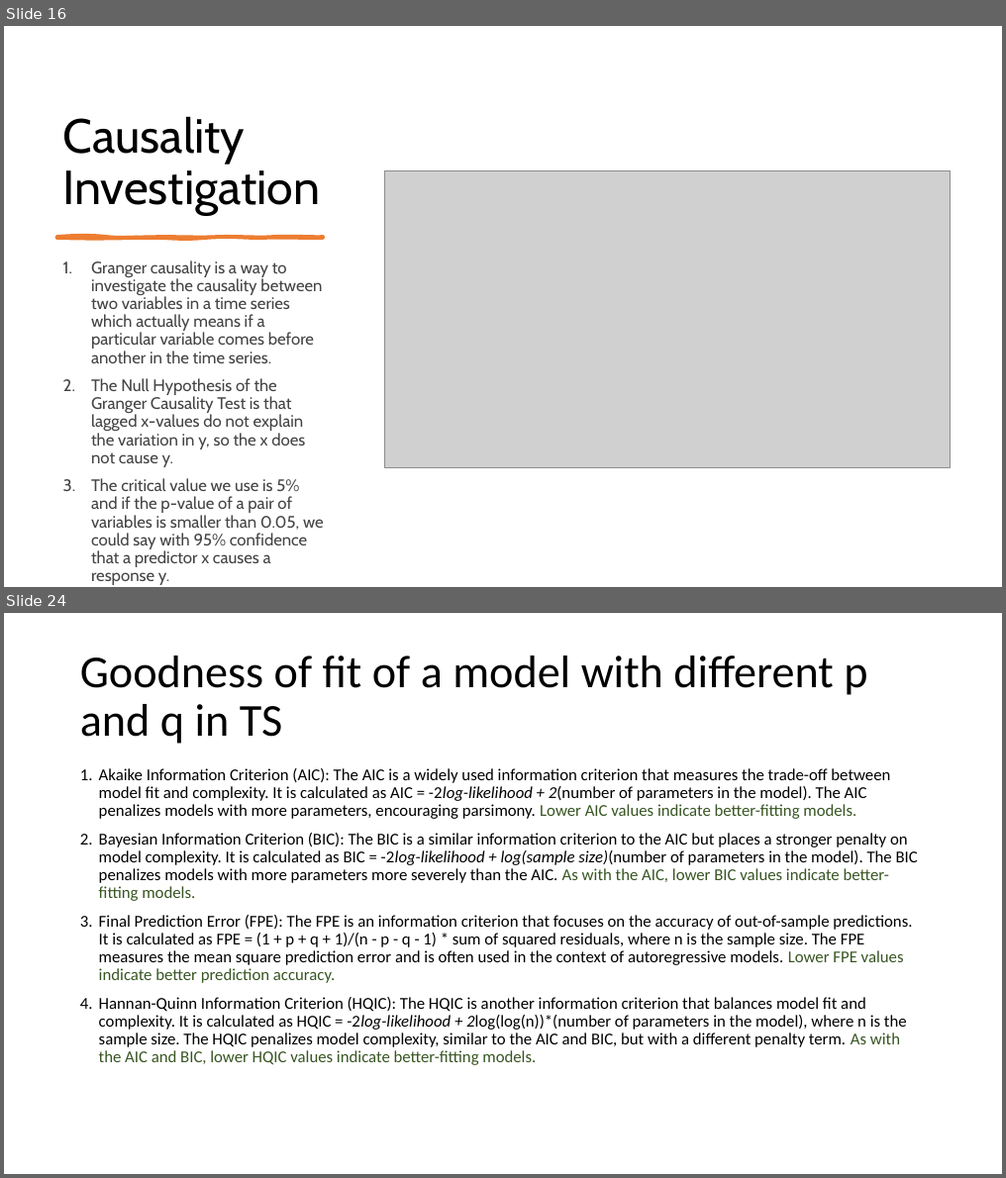
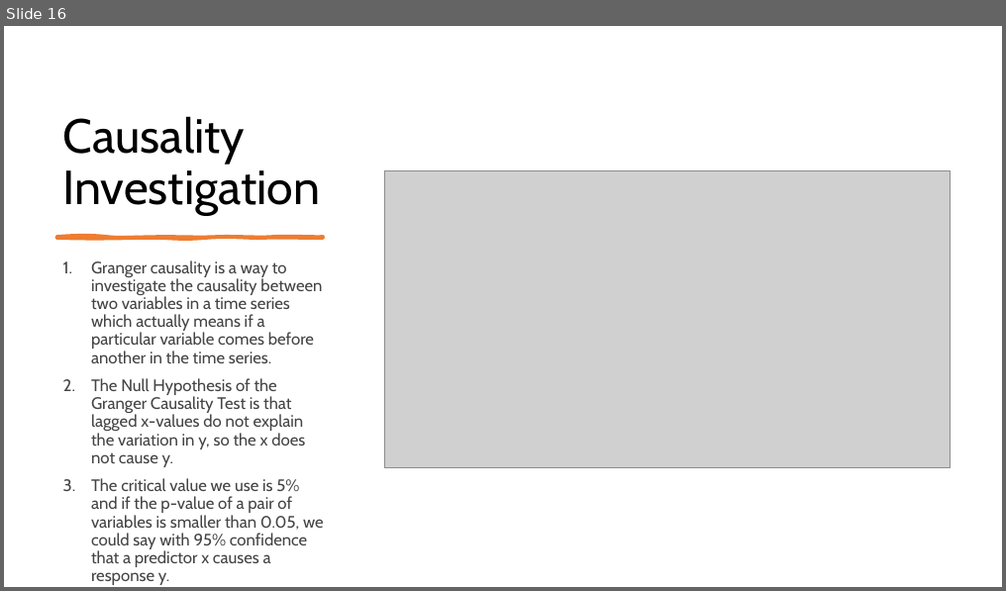
Before and after one commit to raidharmender/MultiVarTSPred, a slide deck: Multivar TS analysis and prediction.pptx. Shown one above the other, each under a label of ours: slides 16 and 24 before the commit, slide 16 after it; the slides between them are not shown. The pictures are 1006x1178 and 1006x591 pixels, drawn with LibreOffice and Linux fonts; fonts in the diff are those of the drawing; grey boxes stand for pictures. Boxes give left, top, right and bottom in pixels: in the first picture for what was removed or moved away, otherwise in the second. Text is boxed around its words. In the diff, an @@ line names an element or a change of style, - is before the commit and + after.

```diff
--- a/Multivar TS analysis and prediction.pptx
+++ b/Multivar TS analysis and prediction.pptx
@@ slide 24 removed at (x1=4, y1=613, x2=1002, y2=1174), background #FFFFFF @@
@@ title removed at (x1=80, y1=656, x2=867, y2=744) @@
-Goodness of fit of a model with different p and q in TS
@@ text removed at (x1=99, y1=768, x2=918, y2=1065) @@
-1. Akaike Information Criterion (AIC): The AIC is a widely used information criterion that measures the trade-off between model fit and complexity. It is calculated as AIC = -2log-likelihood + 2(number of parameters in the model). The AIC penalizes models with more parameters, encouraging parsimony. Lower AIC values indicate better-fitting models.
-2. Bayesian Information Criterion (BIC): The BIC is a similar information criterion to the AIC but places a stronger penalty on model complexity. It is calculated as BIC = -2log-likelihood + log(sample size)(number of parameters in the model). The BIC penalizes models with more parameters more severely than the AIC. As with the AIC, lower BIC values indicate better-fitting models.
-3. Final Prediction Error (FPE): The FPE is an information criterion that focuses on the accuracy of out-of-sample predictions. It is calculated as FPE = (1 + p + q + 1)/(n - p - q - 1) * sum of squared residuals, where n is the sample size. The FPE measures the mean square prediction error and is often used in the context of autoregressive models. Lower FPE values indicate better prediction accuracy.
-4. Hannan-Quinn Information Criterion (HQIC): The HQIC is another information criterion that balances model fit and complexity. It is calculated as HQIC = -2log-likelihood + 2log(log(n))*(number of parameters in the model), where n is the sample size. The HQIC penalizes model complexity, similar to the AIC and BIC, but with a different penalty term. As with the AIC and BIC, lower HQIC values indicate better-fitting models.
```
Also in this commit, not shown: 5 slides changed, 3 slides added, 9 other slides removed.
